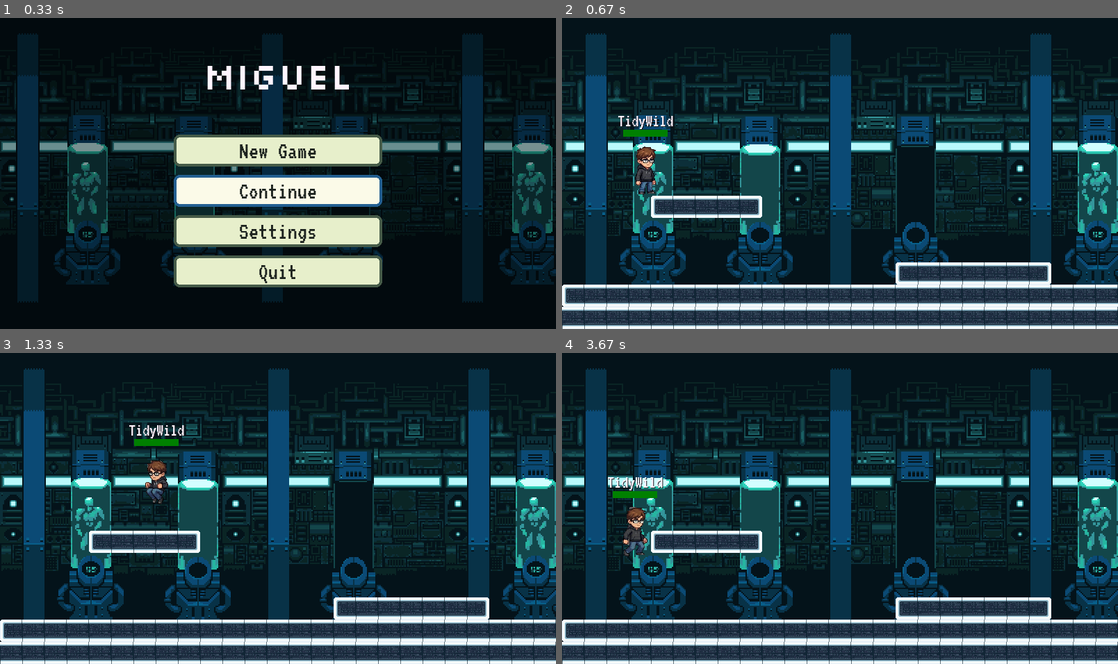
Above: before the commit, frames 1-4 (two rows, left to right).
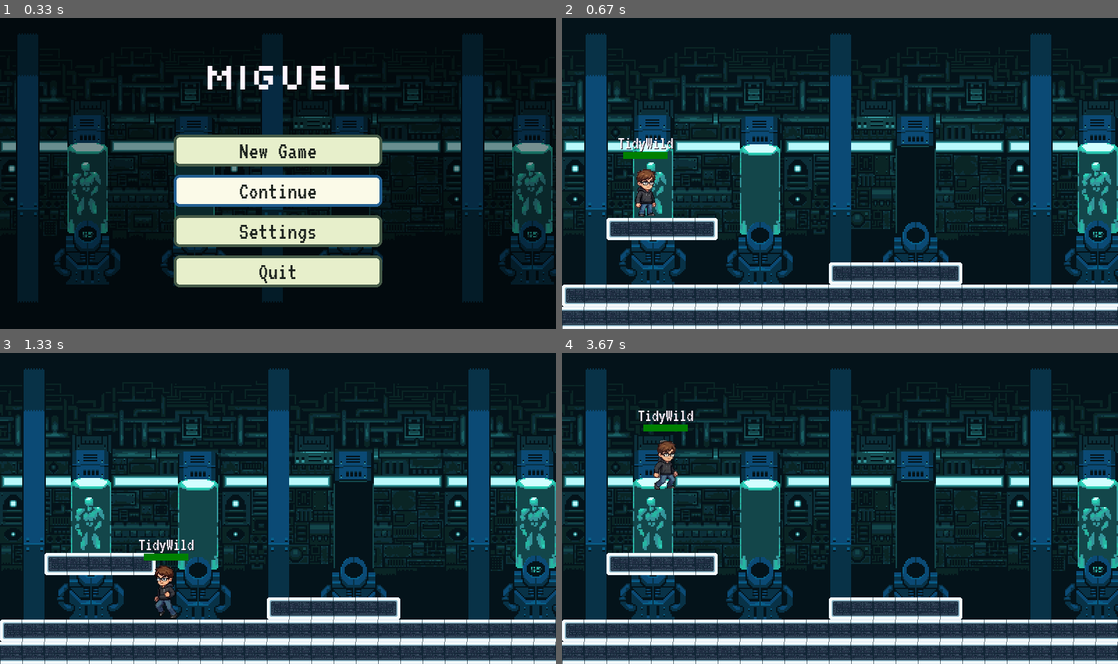
Above: after the commit, the same moments.

Repository: sandagansantino3-dotcom/game
Game: pygame game, started from Games/game.py
Same seed, same stepped clock (60 frames per second), same inputs: the game is played once before the commit and once after it.
Inputs (mouse positions are in pixels of both pictures, inside the frame that each line leads up to):
- Up to frame 1 (0.33 s): no input
- Up to frame 2 (0.67 s): click "Continue" at 0.38 s
- Up to frame 3 (1.33 s): hold Right 0.67-1.13 s; move the mouse to (255, 520) at 0.7 s; hold Left from 1.22 s (still down); move the mouse to (278, 527) at 1.25 s; tap Space at 1.28 s
- Up to frame 4 (3.67 s): tap Space at 1.58, 1.85, 2.15, 2.28, 2.58, 2.95, 3.25, 3.45 s; release Left at 1.75 s; hold Left 1.78-2.18 s; move the mouse to (895, 576) at 1.82 s; hold Right 2.22-2.85 s; move the mouse to (667, 580) at 2.25 s; hold Left 2.88-3.35 s; move the mouse to (1045, 617) at 2.92 s; hold Right from 3.38 s (still down); move the mouse to (695, 393) at 3.42 s

Frame 1 is identical in both runs. In frame 2, 5.7% of the frame differs, in the area x 8-88%, y 31-86%; in frame 3, 5.8%; in frame 4, 6.1%, in the area x 8-88%, y 18-86%.

Commit message:
add caching for fonts and images in battle scene; optimize enemy navigation graph; update tile image loading

Diff:
--- a/Games/battle_scene.py
+++ b/Games/battle_scene.py
@@ -1,10 +1,25 @@
 from pathlib import Path
+from functools import lru_cache
 import pygame
 
 from challenges import (
     BOSS_CHALLENGES,
     DEFAULT_CHALLENGES
 )
+
+
+@lru_cache(maxsize=64)
+def cached_font(path, size):
+    """Avoid reopening the same font while the battle panel redraws."""
+    return pygame.font.Font(path, size)
+
+
+@lru_cache(maxsize=32)
+def cached_image(path, size, alpha):
+    """Cache loaded and scaled battle images between level changes."""
+    image = pygame.image.load(path)
+    image = image.convert_alpha() if alpha else image.convert()
+    return pygame.transform.scale(image, size)
 
 
 class BattleScene:
@@ -39,52 +54,22 @@
             ]
         )
 
-        self.background = (
-            pygame.image.load(
-                str(background_path)
-            ).convert()
-        )
-
-        self.background = (
-            pygame.transform.scale(
-                self.background,
-                (800, 450)
-            )
-        )
-
-        self.player_image = (
-            pygame.image.load(
-                str(
-                    assets
-                    / "player"
-                    / "PlayerBS.png"
-                )
-            ).convert_alpha()
-        )
-
-        self.player_image = (
-            pygame.transform.scale(
-                self.player_image,
-                (150, 150)
-            )
-        )
-
-        self.boss_image = (
-            pygame.image.load(
-                str(
-                    assets
-                    / boss_data[
-                        "battle_sprite"
-                    ]
-                )
-            ).convert_alpha()
-        )
-
-        self.boss_image = (
-            pygame.transform.scale(
-                self.boss_image,
-                boss_data["battle_size"]
-            )
+        self.background = cached_image(
+            str(background_path),
+            (800, 450),
+            False
+        )
+
+        self.player_image = cached_image(
+            str(assets / "player" / "PlayerBS.png"),
+            (150, 150),
+            True
+        )
+
+        self.boss_image = cached_image(
+            str(assets / boss_data["battle_sprite"]),
+            tuple(boss_data["battle_size"]),
+            True
         )
 
         title_font_path = (
@@ -103,33 +88,13 @@
             text_font_path
         )
 
-        self.title_font = (
-            pygame.font.Font(
-                str(title_font_path),
-                28
-            )
-        )
-
-        self.normal_font = (
-            pygame.font.Font(
-                self.text_font_path,
-                26
-            )
-        )
-
-        self.code_font = (
-            pygame.font.Font(
-                self.text_font_path,
-                26
-            )
-        )
-
-        self.small_font = (
-            pygame.font.Font(
-                self.text_font_path,
-                22
-            )
-        )
+        self.title_font = cached_font(str(title_font_path), 28)
+
+        self.normal_font = cached_font(self.text_font_path, 26)
+
+        self.code_font = self.normal_font
+
+        self.small_font = cached_font(self.text_font_path, 22)
 
         self.player.max_health = 100
         self.player.health = 100
@@ -416,10 +381,7 @@
             minimum_size - 1,
             -1
         ):
-            font = pygame.font.Font(
-                self.text_font_path,
-                size
-            )
+            font = cached_font(self.text_font_path, size)
 
             widest = max(
                 font.size(line)[0]
@@ -429,10 +391,7 @@
             if widest <= max_width:
                 return font
 
-        return pygame.font.Font(
-            self.text_font_path,
-            minimum_size
-        )
+        return cached_font(self.text_font_path, minimum_size)
 
     def wrap_text(
         self,
--- a/Games/enemy.py
+++ b/Games/enemy.py
@@ -1,4 +1,5 @@
 from pathlib import Path
+from functools import lru_cache
 import heapq
 import math
 import pygame
@@ -36,6 +37,7 @@
 }
 
 
+@lru_cache(maxsize=32)
 def load_frames(
     sprite_set,
     side,
@@ -127,6 +129,8 @@
         # A* route state.
         self._route = []
         self._path_timer = 0
+        self._nav_source = None
+        self._nav_graph_cache = None
 
         self.max_health = 100
         self.health = self.max_health
@@ -259,6 +263,14 @@
         Walking links connect neighboring positions on the same platform.
         Jump links are added only when a jump simulation can reach the target.
         """
+        # Tile geometry stays fixed during a level. Reuse the jump-tested
+        # graph instead of rebuilding it every time A* runs.
+        if (
+            solid_rects is self._nav_source
+            and self._nav_graph_cache is not None
+        ):
+            return self._nav_graph_cache
+
         nodes = set()
 
         for tile in solid_rects:
@@ -331,6 +343,8 @@
                 ):
                     graph[node].append(target)
 
+        self._nav_source = solid_rects
+        self._nav_graph_cache = graph
         return graph
 
     def _a_star(self, start, goal, graph):
--- a/Games/game.py
+++ b/Games/game.py
@@ -1,4 +1,5 @@
 import sys
+from functools import lru_cache
 from pathlib import Path
 import pygame
 
@@ -28,6 +29,7 @@
 audio = menu.Audio()
 
 
+@lru_cache(maxsize=8)
 def load_background(folder_name):
     path = (
         GAME_FOLDER
@@ -39,15 +41,6 @@
     return ParallaxBackground(
         path,
         scale=2
-    )
-
-    image = pygame.image.load(
-        str(path)
-    ).convert()
-
-    return pygame.transform.scale(
-        image,
-        SCREEN_SIZE
     )
 
 
--- a/Games/save.json
+++ b/Games/save.json
@@ -1 +1 @@
-{"level": 1, "name": "TidyWild"}
+{"level": 0, "name": "TidyWild"}
--- a/Games/tilemap.py
+++ b/Games/tilemap.py
@@ -1,4 +1,5 @@
 from pathlib import Path
+from functools import lru_cache
 import pygame
 
 
@@ -9,6 +10,12 @@
     / "assets"
     / "tiles"
 )
+
+
+@lru_cache(maxsize=32)
+def load_tile_image(path):
+    """Load and convert each tile image once for reuse across levels."""
+    return pygame.image.load(str(path)).convert_alpha()
 
 LEVEL = [
     ".........................",
@@ -41,17 +48,11 @@
         left, middle, right = tile_files
 
         self.images = {
-            "<": pygame.image.load(
-                str(TILE_FOLDER / left)
-            ).convert_alpha(),
+            "<": load_tile_image(TILE_FOLDER / left),
 
-            "#": pygame.image.load(
-                str(TILE_FOLDER / middle)
-            ).convert_alpha(),
+            "#": load_tile_image(TILE_FOLDER / middle),
 
-            ">": pygame.image.load(
-                str(TILE_FOLDER / right)
-            ).convert_alpha(),
+            ">": load_tile_image(TILE_FOLDER / right),
         }
 
         self.tiles = []
